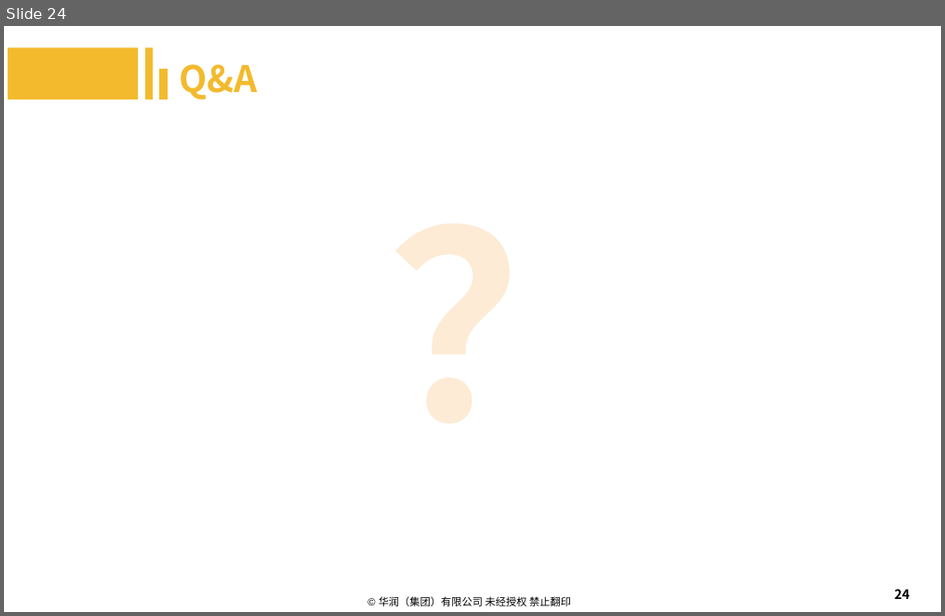
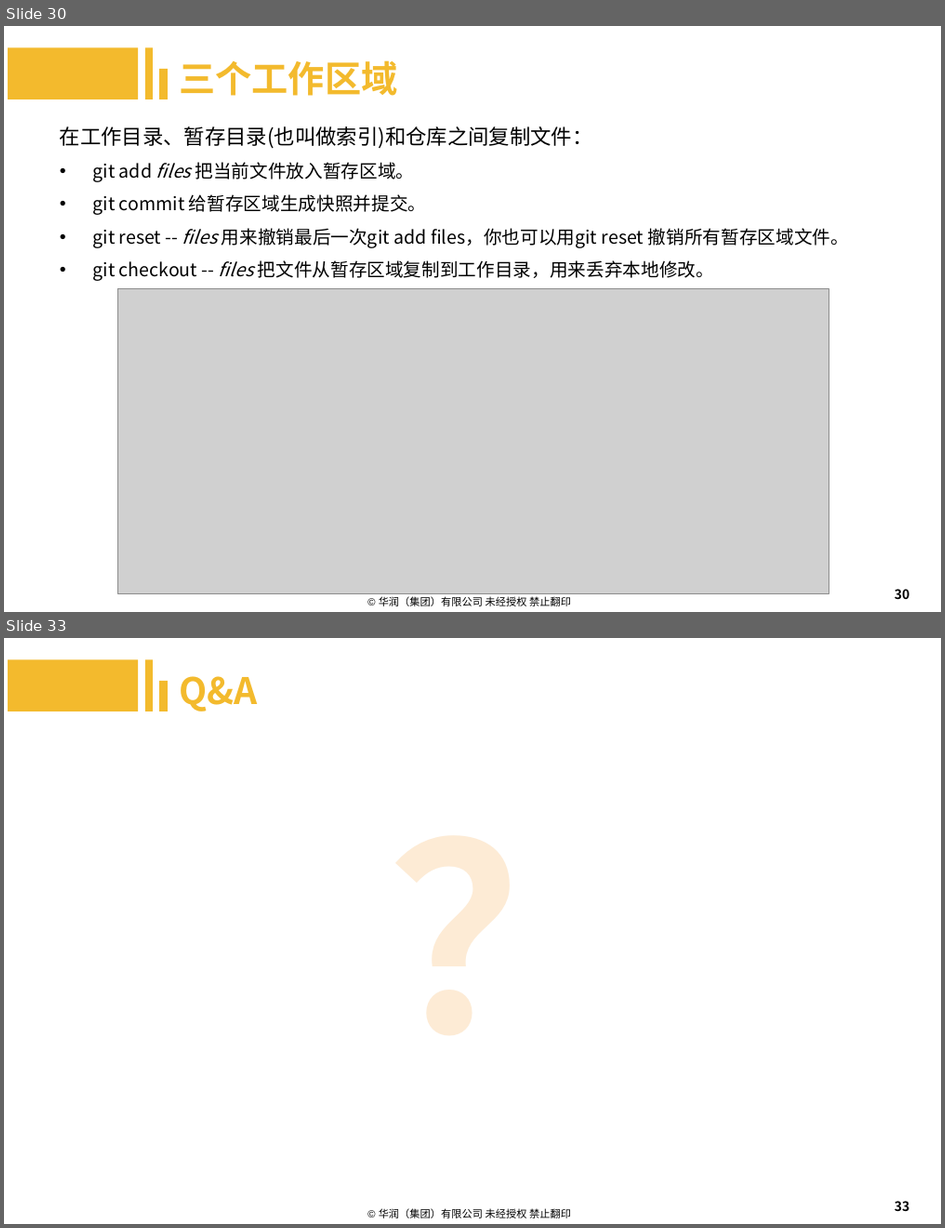
Before and after one commit to machenzhao/git-present, a slide deck: Git.pptx. Shown one above the other, each under a label of ours: slide 24 before the commit, slides 30 and 33 after it; the slides between them are not shown. The pictures are 945x616 and 945x1228 pixels, drawn with LibreOffice and Linux fonts; fonts in the diff are those of the drawing; grey boxes stand for pictures; background and template pictures are left out. Boxes give left, top, right and bottom in pixels: in the first picture for what was removed or moved away, otherwise in the second. Text is boxed around its words. In the diff, an @@ line names an element or a change of style, - is before the commit and + after.

Commit message:
更新Git基础，三个工作区域

```diff
--- a/Git.pptx
+++ b/Git.pptx
@@ slide 30 added at (4,26,941,612), background #FFFFFF; not listed: 1 template element that a slide beside it also shows @@
@@ rectangle added at (8,47,138,99), fill #F3BA2D @@
@@ rectangle added at (145,47,153,99), fill #F3BA2D @@
@@ rectangle added at (159,69,168,100), fill #F3BA2D @@
@@ text added at (179,60,397,96), 28 pt, text #F3BA2D, bold @@
+三个工作区域
@@ text added at (60,126,849,281), 14 pt, text #000000 @@
+在工作目录、暂存目录(也叫做索引)和仓库之间复制文件：
+• git add files 把当前文件放入暂存区域。
+• git commit 给暂存区域生成快照并提交。
+• git reset -- files 用来撤销最后一次git add files，你也可以用git reset 撤销所有暂存区域文件。
+• git checkout -- files 把文件从暂存区域复制到工作目录，用来丢弃本地修改。
@@ picture added at (118,289,829,594) @@
@@ page number added at (895,589,910,599), 10 pt, text #000000 @@
+30
@@ what was slide 24 is now slide 33 @@
@@ page number at (895,1201,910,1211): text changed @@
-24
+33
```
Also in this commit, not shown: 11 slides changed, 11 other slides added, 3 slides removed, 1 other file.
